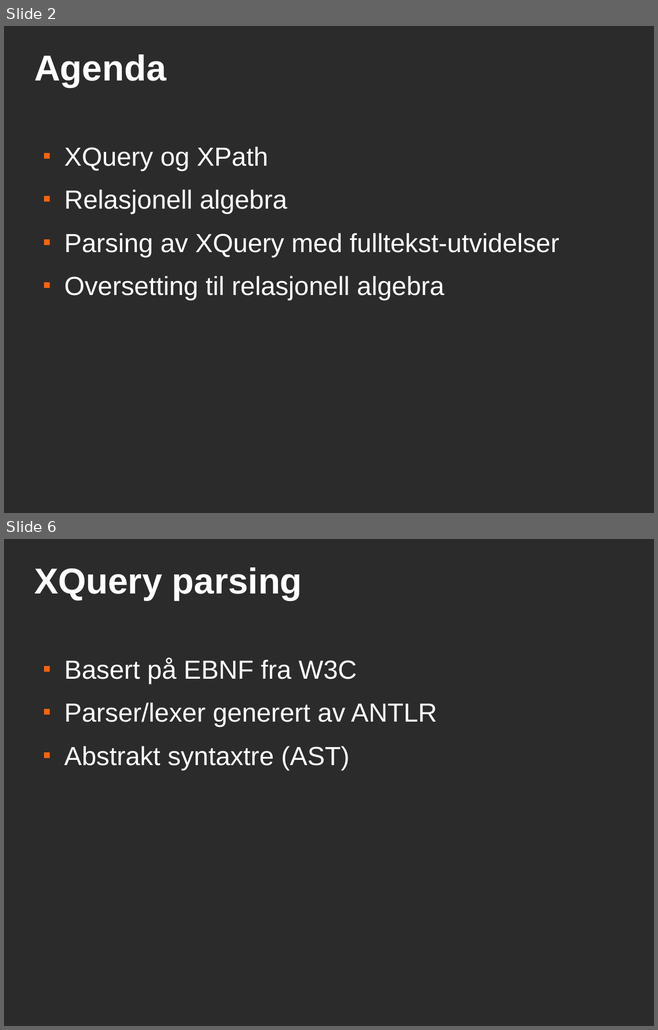
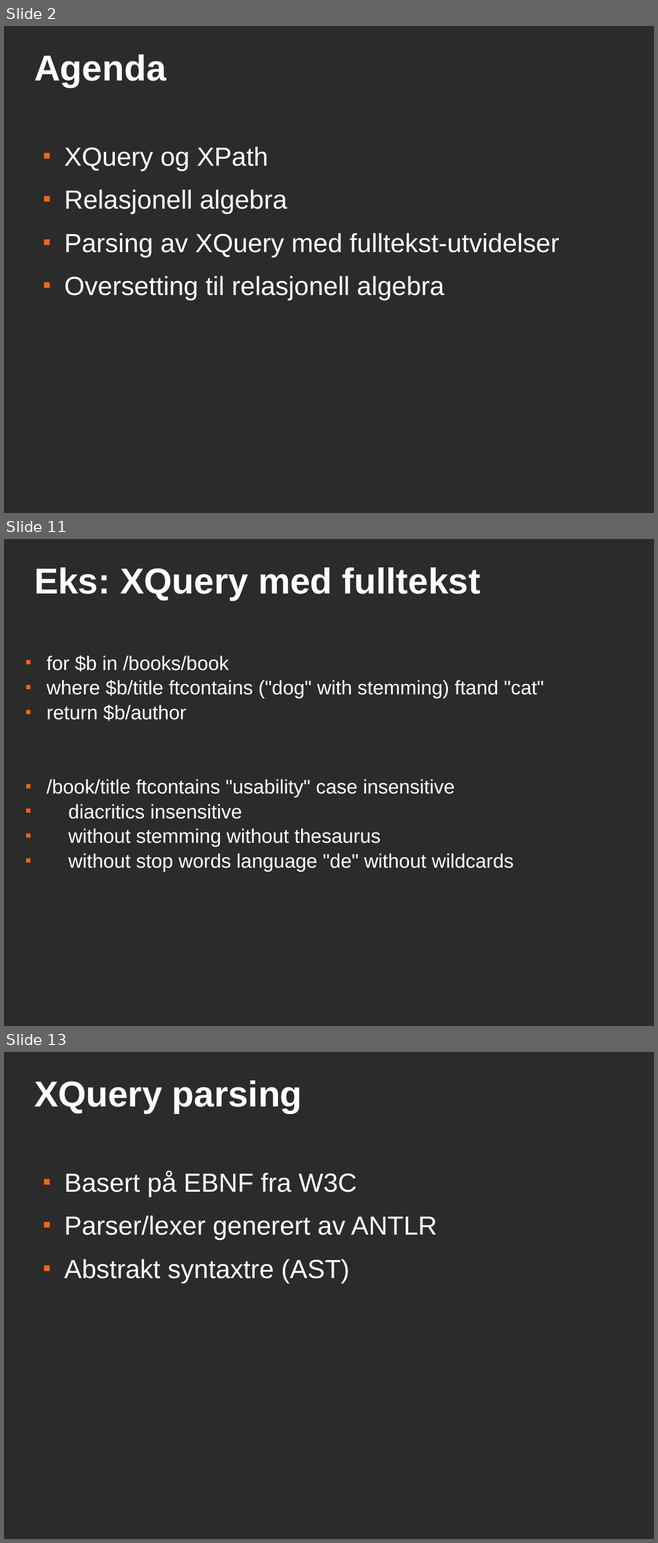
Before and after one commit to andrerav/xqft-parser, a slide deck: doc/xqueryft.odp. Shown one above the other, each under a label of ours: slides 2 and 6 before the commit, slides 2, 11 and 13 after it; the slides between them are not shown. The pictures are 658x1030 and 658x1543 pixels, drawn with LibreOffice and Linux fonts; fonts in the diff are those of the drawing; background and template pictures are left out; a plain dark background stands for a picture behind light text. Boxes give left, top, right and bottom in pixels: in the first picture for what was removed or moved away, otherwise in the second. Text is boxed around its words. In the diff, an @@ line names an element or a change of style, - is before the commit and + after.

```diff
--- a/doc/xqueryft.odp
+++ b/doc/xqueryft.odp
@@ slide 11 added at (x1=4, y1=539, x2=654, y2=1026), background picture (left out) @@
@@ title added at (x1=34, y1=567, x2=480, y2=600), 44 pt, text #FFFFFF, bold @@
+Eks: XQuery med fulltekst
@@ text added at (x1=46, y1=656, x2=543, y2=872), 24 pt, text #FFFFFF @@
+■ for $b in /books/book
+■ where $b/title ftcontains ("dog" with stemming) ftand "cat"
+■ return $b/author
+■ /book/title ftcontains "usability" case insensitive
+■ diacritics insensitive
+■ without stemming without thesaurus
+■ without stop words language "de" without wildcards
@@ what was slide 6 is now slide 13 @@
```
Also in this commit, not shown: 1 slide changed, 8 other slides added, 2 slides removed, 1 other file.
